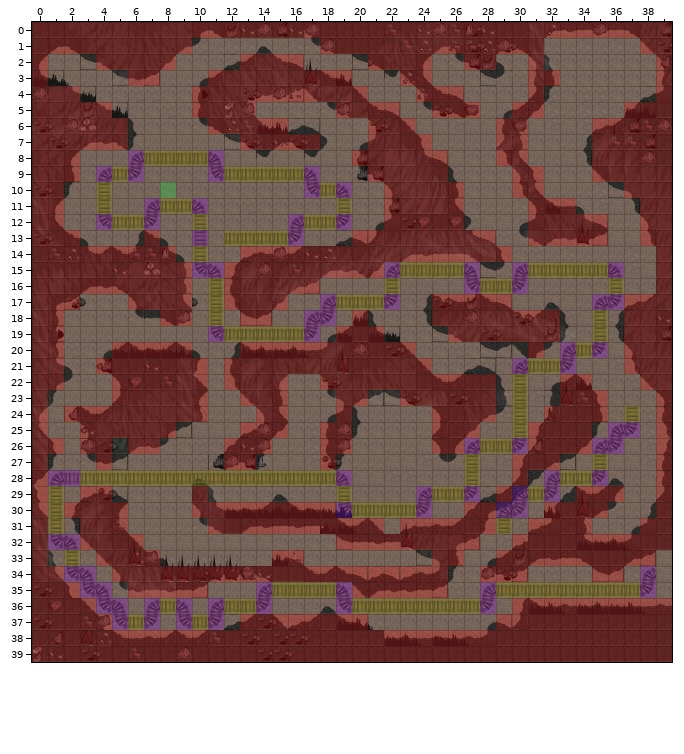
One commit to this Tiled map: cave/cave-32/gold-on-wheels-32.tmx. Above is the file before it was changed.
Cells are 32x32 px. Shown: x 0..39, y 0..39.
Now the later version:
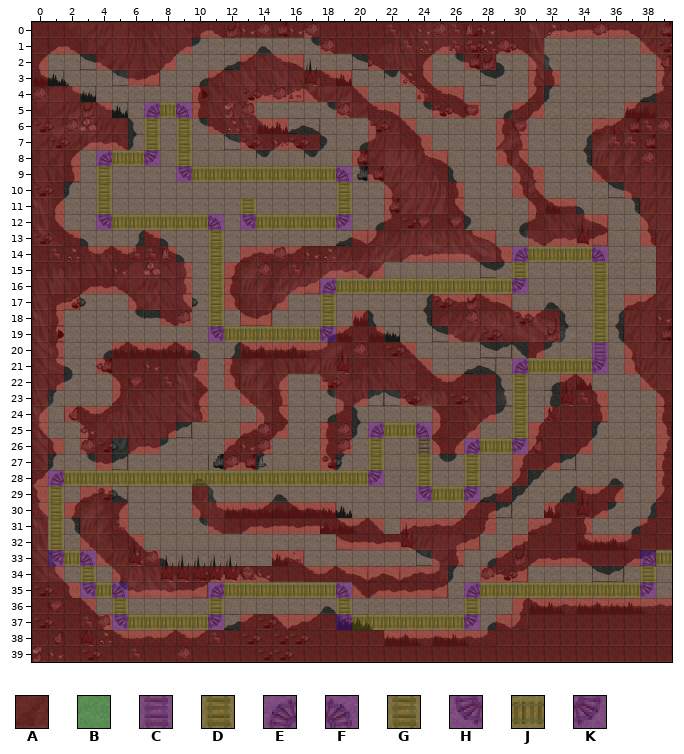
Key: from "meta": A 0, B 1, C 4, D 5; from "rails": E 0, F 1, G 4, H 8, J 9, K 10.
_ is an empty cell, . an unchanged one.
See-through tiles are keyed as they look on the map.
The edit:
--- layer "rails"
@@ x 4..36 @@
- 5 ...___...........................
- 6 ..._._...........................
- 7 ..._._...........................
- 8 __EJJJJF.........................
- 9 EJK..__H.....F__.................
-10 .............HJF.................
-11 ...EJJF.._.......................
-12 ...K__G_.___E....................
-13 ......G_JJJJK....................
-14 ......G_..................______.
-15 ......HF..........EJJJJF..EJJJJJF
-16 ..............____G____H......._G
-17 ..............EJJJK............EK
-18 .............EK..................
-19 .............K_..................
-20 .............................EJK.
-21 .............................K__.
+ 5 ...EJF...........................
+ 6 ...G.G...........................
+ 7 ...G.G...........................
+ 8 EJJK_G__.........................
+ 9 G__..HJJ.....JJF.................
+10 .............__G.................
+11 ...____..G.......................
+12 ...JJJJF.HJJJ....................
+13 ......_G_____....................
+14 ......_G..................EJJJJF.
+15 ......_G..........______..G____G_
+16 ..............EJJJJJJJJJ.......G_
+17 ..............G____............G_
+18 ............._G..................
+19 .............JK..................
+20 .............................__G.
+21 .............................JJK.
@@ x 1..39 @@
-24 ....................................G..
-25 ....................____...........EK..
-26 ...................._.._..........EK...
-27 ...................._.._..........G....
-28 ..................F__.._.......EJJK....
-29 ..................G....E.....EJK.......
-30 ..................HJJJJK....EK.........
-31 ............................G..........
-32 HF.....................................
-33 _G_..................................__
-34 .HF..................................E.
-35 ...F_.....___E............_E...........
-36 ...HF.EJF.EJJK....HJJJJJJJJK...........
-37 ......K_H........._________............
+24 ...................................._..
+25 ....................EJJF...........__..
+26 ....................G..G..........__...
+27 ....................G..G.........._....
+28 ..................JJK..G.......____....
+29 .................._....H.....___.......
+30 ..................______....__.........
+31 ............................_..........
+32 G_.....................................
+33 HJF..................................EJ
+34 ._G..................................G.
+35 ...JF.....EJJJ............EJ...........
+36 ..._G.___.G___....G_______G_...........
+37 ......JJJ.........HJJJJJJJK............
--- layer "Meta"
@@ x 4..36 @@
- 5 ...___...........................
- 6 ..._._...........................
- 7 ..._._...........................
- 8 __CDD.DC.........................
- 9 CDC..__C.....C__.................
-10 ....B........CDC.................
-11 ...CDDC.._.......................
-12 ...C__._.___C....................
-13 ......C_DDDDC....................
-14 ......D_..................______.
-15 ......CC..........CDDDDC..CDDDD.C
-16 ..............____.____C......._D
-17 ..............CDDDC............CC
-18 .............CC..................
-19 .............C_..................
-20 .............................CD..
-21 .............................C__.
+ 5 ...CDC...........................
+ 6 ...D.D...........................
+ 7 ...D.D...........................
+ 8 CDDC_.__.........................
+ 9 D__..CDD.....DDC.................
+10 ...._........__D.................
+11 ...____..D.......................
+12 ...DDD.C.CDDD....................
+13 ......_D_____....................
+14 ......_D..................CDDDDC.
+15 ......_D..........______..D____._
+16 ..............CDDD.DDDDD.......D_
+17 ..............D____............D_
+18 ............._D..................
+19 .............DC..................
+20 .............................__..
+21 .............................DDC.
@@ x 1..39 @@
-24 ....................................D..
-25 ....................____...........CC..
-26 ...................._.............CC...
-27 ...................._.._..........D....
-28 .C................C__.._.......CDDC....
-29 ..................D..........CDC.......
-30 ..................CDDDDC....CC.........
-31 ............................D..........
-32 CC.....................................
-33 _._..................................A_
-34 .CC...............................AA.C.
-35 ...C_.....___C............_C...........
-36 ...CC.CDC.CDDC....CDDDDDDD.C...........
-37 ......C_C.........AA_______............
+24 ...................................._..
+25 ....................CDDC...........__..
+26 ....................D.............__...
+27 ....................D..D.........._....
+28 .D................DDC..D.......____....
+29 .................._..........___.......
+30 ..................______....__.........
+31 ............................_..........
+32 D_.....................................
+33 C.C..................................CD
+34 ._D...............................__.D.
+35 ...DC.....CDDD............CD...........
+36 ..._D.___.D___....D_______._...........
+37 ......DDD.........CDDDDDDDC............
